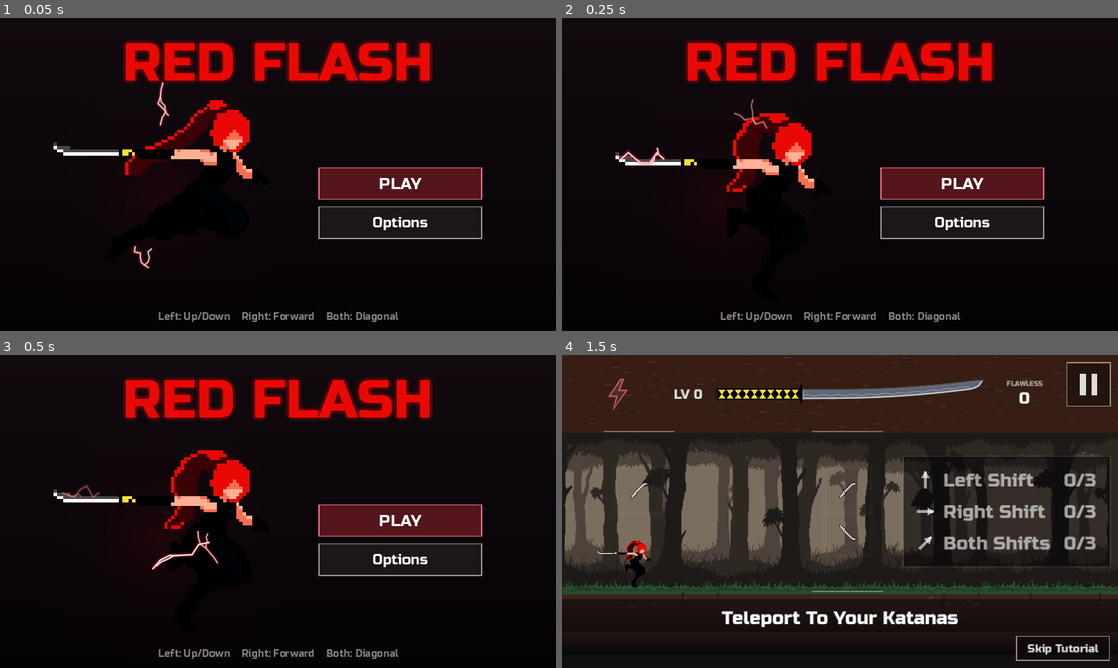
Above: before the commit, frames 1-4 (two rows, left to right).
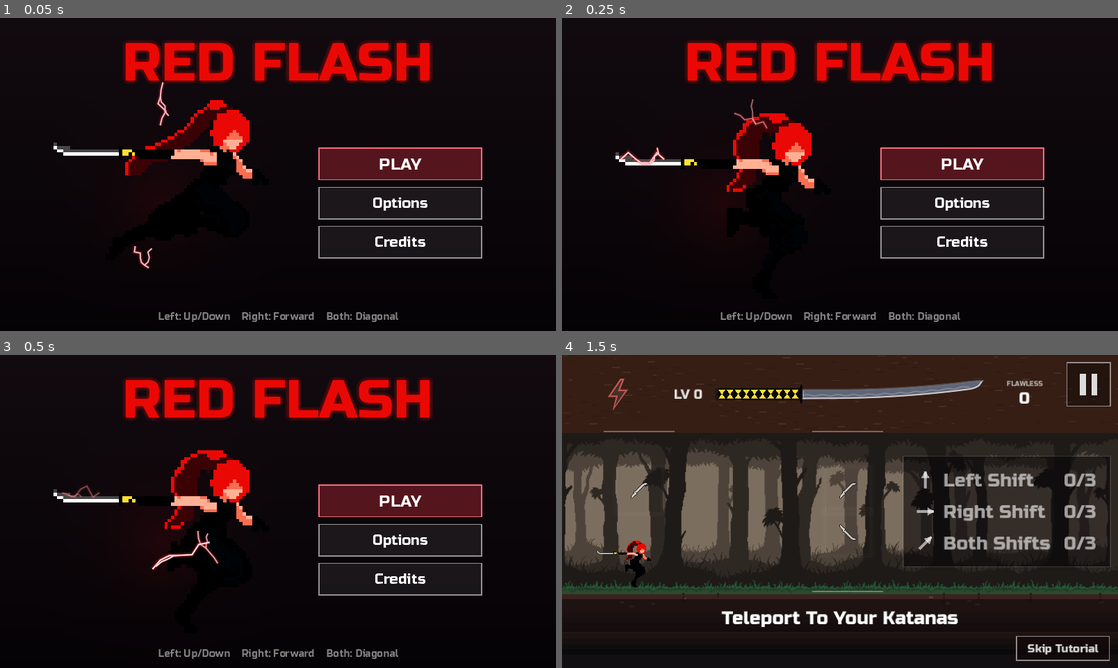
Above: after the commit, the same moments.

Repository: fredsbreads/game-off
Game: Godot game, scene res://scenes/main.tscn
Two runs of this game, one before a commit and one after it. Both use one fixed random seed, a clock stepped at 60 frames per second and the inputs below. Sound files missing from this copy of the repository are replaced by a short silence.
Inputs (mouse positions are in pixels of both pictures, inside the frame that each line leads up to):
- Up to frame 1 (0.05 s): no input
- Up to frame 2 (0.25 s): no input
- Up to frame 3 (0.5 s): no input
- Up to frame 4 (1.5 s): tap Enter at 0.5 s; move the mouse to (962, 495) at 0.52 s; hold Right 0.53-1.28 s; tap O at 0.6 s; click (962, 495) at 0.67 s; tap Space at 0.77 s; tap Backspace at 0.8, 1.35 s; move the mouse to (728, 527) at 1.27 s; hold Down from 1.28 s (still down); click (728, 527) at 1.42 s

The runs differ from the first frame. In frame 1, 5.0% of the frame differs, in the area x 57-87%, y 41-77%; in frame 2, 5.0%; in frame 3, 5.0%; in frame 4, nothing differs.

Commit message:
Credits screen (title menu)

Diff:
--- /dev/null
+++ b/scripts/credits_screen.gd
@@ -0,0 +1,94 @@
+class_name CreditsScreen
+extends Control
+## The Credits screen (from the title screen). Drawn in code like the Options
+## screen; main.gd passes it every press while it's open. Any key, click or
+## tap closes it.
+
+signal closed
+
+const TITLE_SIZE := 44
+const BYLINE_SIZE := 26
+const ROLE_SIZE := 20
+const CREDIT_SIZE := 20
+const LINE := 34.0
+const HINT_SIZE := 18
+
+const BYLINE := "A game by FredTheBread"
+## [what it is, the work and who made it]
+const CREDITS := [
+	["Kunoichi", "Inspired by Ninja 2D Pixel Character, by mirokaz"],
+	["Enemies", "Martial Hero, Martial Hero 2, Martial Hero 3 and Hero Knight, by LuizMelo"],
+	["Frog", "Frogs Pixel Asset Pack, by Pop Shop Packs"],
+	["Forest", "Free Pixel Night Forest, by thqian"],
+	["Lightning", "Pixel Art Skill Animations: Lightning (effects and sounds), by Frostwindz"],
+	["Music", "Suspense Tension Building, from Pixabay"],
+	["Sound Effects", "Mixkit"],
+]
+
+
+func _ready() -> void:
+	mouse_filter = Control.MOUSE_FILTER_IGNORE
+	set_anchors_and_offsets_preset(Control.PRESET_FULL_RECT)
+	visible = false
+
+
+func open() -> void:
+	visible = true
+	queue_redraw()
+
+
+func close() -> void:
+	visible = false
+	closed.emit()
+
+
+## A fresh press while it's open: any key, click or tap goes back.
+func handle(event: InputEvent) -> void:
+	if event is InputEventKey or event is InputEventScreenTouch or event is InputEventMouseButton:
+		close()
+
+
+func _process(_delta: float) -> void:
+	if visible:
+		queue_redraw()   # (the view can change size: phones turning)
+
+
+func _draw() -> void:
+	var font := ThemeDB.fallback_font
+	draw_rect(Rect2(Vector2.ZERO, size), Color(0.03, 0.02, 0.03))
+	# Everything shrinks together if the screen's too small for it.
+	var role_w := 0.0
+	var credit_w := 0.0
+	for c in CREDITS:
+		role_w = maxf(role_w, font.get_string_size(c[0], HORIZONTAL_ALIGNMENT_LEFT, -1, ROLE_SIZE).x)
+		credit_w = maxf(credit_w, font.get_string_size(c[1], HORIZONTAL_ALIGNMENT_LEFT, -1, CREDIT_SIZE).x)
+	var gap := 22.0
+	var block_w := role_w + gap + credit_w
+	var block_h := TITLE_SIZE + 18.0 + BYLINE_SIZE + 36.0 + LINE * CREDITS.size() + 30.0 + HINT_SIZE
+	var k := minf(1.0, minf((size.x - 40.0) / block_w, (size.y - 24.0) / block_h))
+	var y := (size.y - block_h * k) / 2.0
+	y = _centred("CREDITS", TITLE_SIZE, MainMenu.TITLE_TEXT_RED, y, k)
+	y += 18.0 * k
+	y = _centred(BYLINE, BYLINE_SIZE, Color.WHITE, y, k)
+	y += 36.0 * k
+	var left := (size.x - block_w * k) / 2.0
+	for c in CREDITS:
+		var rs := int(ROLE_SIZE * k)
+		var cs := int(CREDIT_SIZE * k)
+		var rw := font.get_string_size(c[0], HORIZONTAL_ALIGNMENT_LEFT, -1, rs).x
+		# What it is, right-aligned in its column; the credit after it.
+		draw_string(font, Vector2(left + role_w * k - rw, y + rs * 0.8), c[0], HORIZONTAL_ALIGNMENT_LEFT, -1, rs, Color(1, 1, 1, 0.55))
+		draw_string(font, Vector2(left + (role_w + gap) * k, y + cs * 0.8), c[1], HORIZONTAL_ALIGNMENT_LEFT, -1, cs, Color(1, 1, 1, 0.92))
+		y += LINE * k
+	y += 30.0 * k - LINE * k + CREDIT_SIZE * k
+	_centred("Tap To Go Back" if Hud.is_touch() else "Press Any Key To Go Back", HINT_SIZE, Color(1, 1, 1, 0.45), y, k)
+
+
+## A line of text centred across the screen at y (its top), scaled by k.
+## Returns the y under it.
+func _centred(text: String, fsize: int, col: Color, y: float, k: float) -> float:
+	var font := ThemeDB.fallback_font
+	var s := int(fsize * k)
+	var w := font.get_string_size(text, HORIZONTAL_ALIGNMENT_LEFT, -1, s).x
+	draw_string(font, Vector2((size.x - w) / 2.0, y + s * 0.8), text, HORIZONTAL_ALIGNMENT_LEFT, -1, s, col)
+	return y + s
--- a/scripts/hud.gd
+++ b/scripts/hud.gd
@@ -102,6 +102,7 @@
 # The level bar (a katana), the power-up bolt and the flawless streak,
 # centred above the ceiling row (scripts/top_bar.gd).
 var _top: TopBar
+var credits: CreditsScreen   # the title screen's Credits
 # The tutorial: "Tap Left", "Tap Right", "Tap Both" stacked on the right of
 # the screen, each with an arrow to its left showing where that move takes
 # her from where she is (up or down; forward; up-right or down-right). Dull
@@ -255,6 +256,8 @@
 	options = OptionsMenu.new()
 	add_child(options)
 	options.closed.connect(_on_options_closed)   # over everything but the "turn your phone" screen
+	credits = CreditsScreen.new()
+	add_child(credits)
 
 	# The "turn your phone" screen, in the title screen's look: its dark
 	# background, the heading in her red with a glow, a red frog croaking
--- a/scripts/main.gd
+++ b/scripts/main.gd
@@ -1123,6 +1123,10 @@
 	if not _is_fresh_press(event):
 		return
 	# The Options screen, while it's open, takes every press.
+	if hud.credits.visible:
+		get_viewport().set_input_as_handled()
+		hud.credits.handle(event)
+		return
 	if hud.options.visible:
 		get_viewport().set_input_as_handled()
 		if event is InputEventKey or event is InputEventScreenTouch or event is InputEventMouseButton:
@@ -1201,6 +1205,8 @@
 			"options":
 				_start_music()   # (so its volume can be heard while it's set)
 				hud.open_options(false)
+			"credits":
+				hud.credits.open()
 		return
 	if state == State.OVER and not Hud.is_touch() and (event is InputEventKey or event is InputEventMouseButton):
 		# The game-over screen on a computer: New Run (picked first), Options,
--- a/scripts/main_menu.gd
+++ b/scripts/main_menu.gd
@@ -112,7 +112,8 @@
 	if level_choice:
 		b.append("level")
 	b.append("options")
-	if Hud.rotated:   # (a phone held upright: under Options)
+	b.append("credits")
+	if Hud.rotated:   # (a phone held upright: under Credits)
 		b.append("flip")
 	return b
 
@@ -123,6 +124,7 @@
 		"level": return "Tutorial" if start_level == 0 else "Start At Level %d" % start_level
 		"flip": return "Flip Screen"
 		"options": return "Options"
+		"credits": return "Credits"
 	return ""
 
 
@@ -130,7 +132,7 @@
 
 ## A fresh press while the menu is open; `pos` = its game-screen position
 ## (taps and clicks only). Returns "play", "level", "level_back" (a left key
-## on the level button: the level before), "flip", "options" or "".
+## on the level button: the level before), "flip", "options", "credits" or "".
 func handle(event: InputEvent, pos: Vector2) -> String:
 	var ids := _buttons()
 	if event is InputEventKey:
